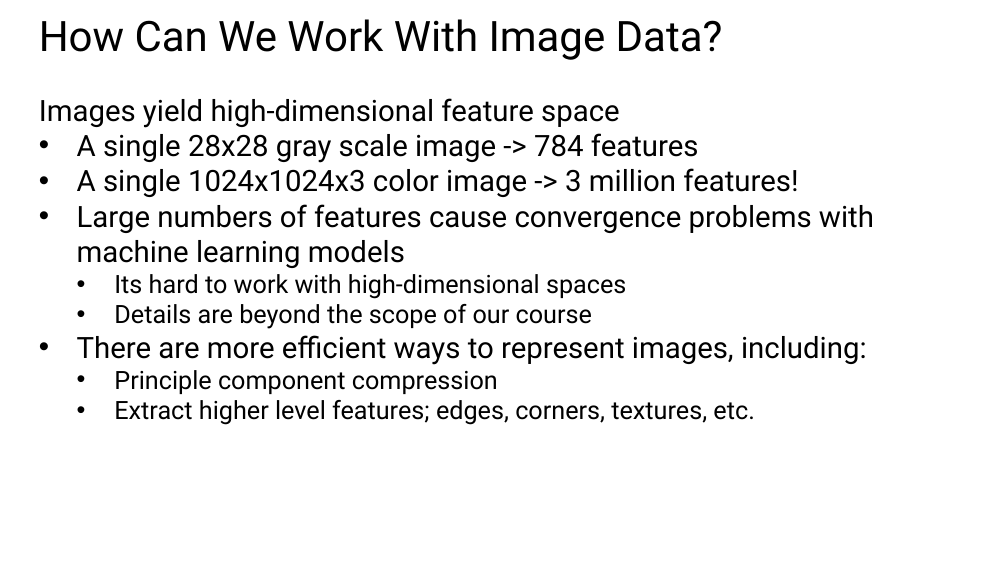
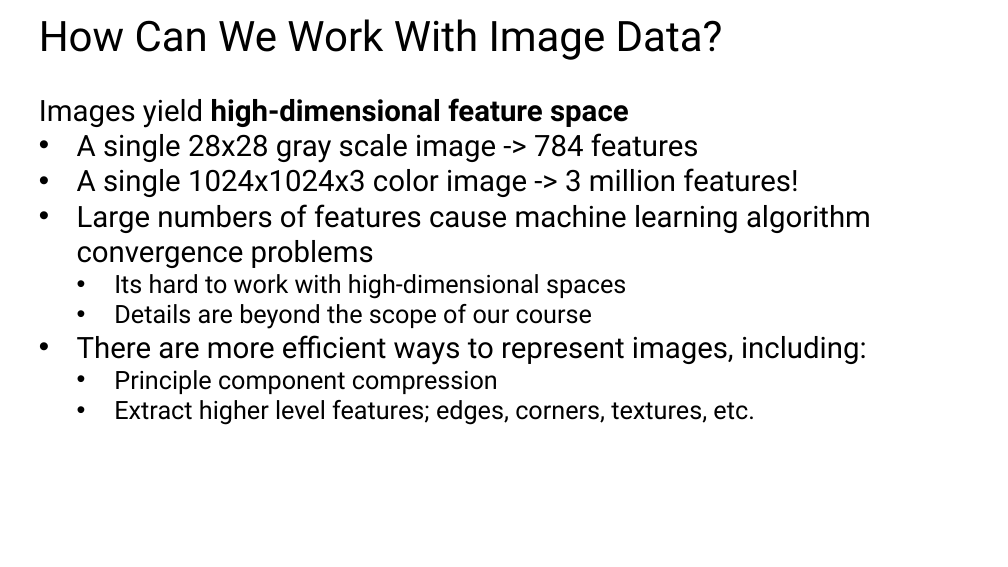
Before and after one commit to StephenElston/CSCI-E25, a slide deck: slide 16 of Slides/4_MachineLearningForCV.pptx (slide 32 before the commit). Drawn at 1008x567 pixels with LibreOffice and Linux fonts; fonts in the diff are those of the drawing. Boxes give left, top, right and bottom in pixels: in the first picture for what was removed or moved away, otherwise in the second. Text is boxed around its words. In the diff, an @@ line names an element or a change of style, - is before the commit and + after.

```diff
--- a/Slides/4_MachineLearningForCV.pptx
+++ b/Slides/4_MachineLearningForCV.pptx
@@ text at <box>39,98,629,128</box>: bold on in "high-dimensional feature space" @@
@@ text at <box>77,204,871,268</box>: text changed @@
-• Large numbers of features cause convergence problems with machine learning models
+• Large numbers of features cause machine learning algorithm convergence problems
```
Also in this commit, not shown: 2 other slides changed, 15 slides added, 9 slides removed, 2 other files.
